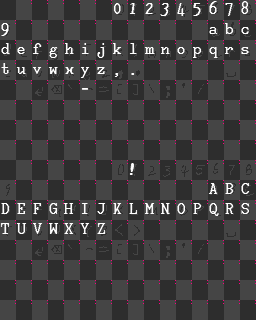
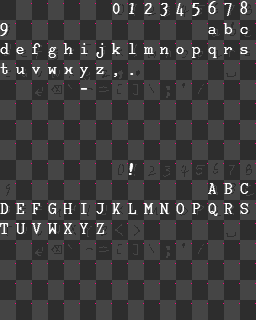
Two versions of the same layered image (256 × 320). Layer-by-layer changes:
painted on "WIDTH" over [15, 0, 256, 301]
painted on "Paint Layer 1(pasted)" over [0, 1, 250, 234]
